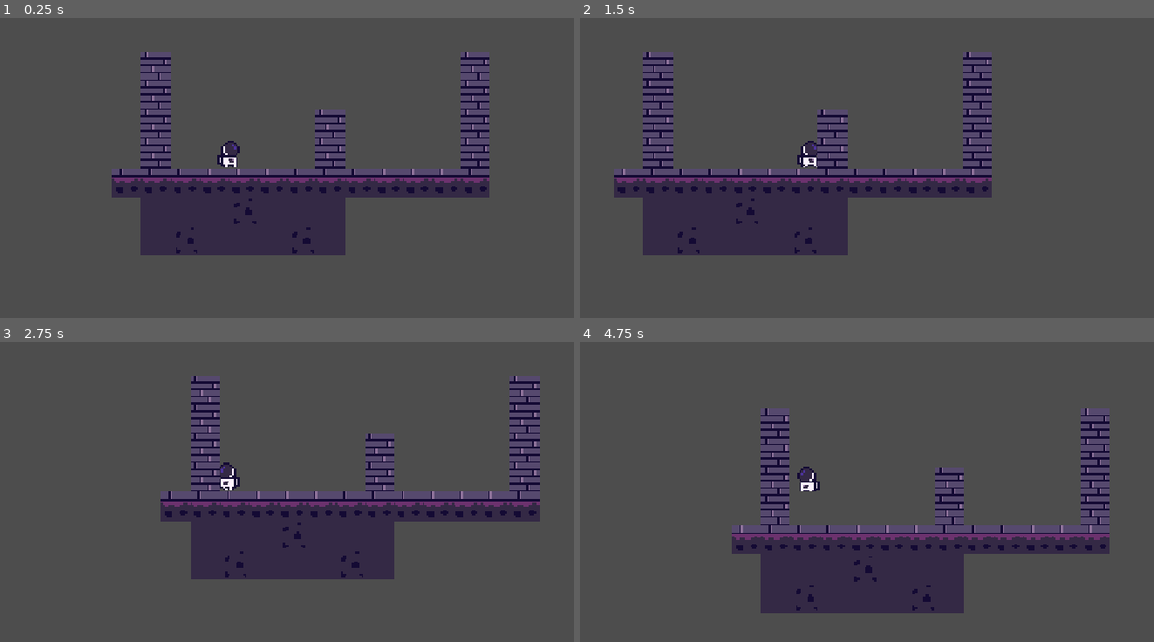
Above: before the commit, frames 1-4 (two rows, left to right).
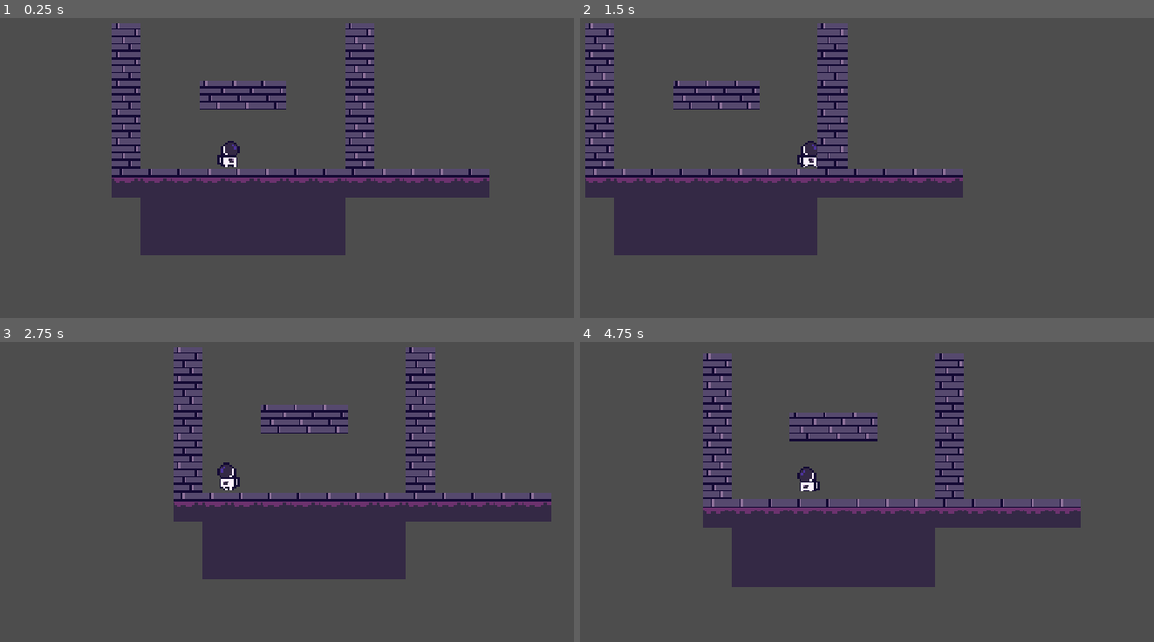
Above: after the commit, the same moments.

Repository: kyteidev/rogueshot
Game: Godot game, scene res://scenes/game_debug.tscn
Same seed, same stepped clock (60 frames per second), same inputs: the game is played once before the commit and once after it.
Inputs:
- Up to frame 1 (0.25 s): no input
- Up to frame 2 (1.5 s): tap Enter at 0.5 s; hold D (player_right) from 0.53 s (still down); tap W (player_jump) at 0.77 s
- Up to frame 3 (2.75 s): tap W (player_jump) at 1.52 s; release D (player_right) at 2.03 s; hold A (player_left) from 2.03 s (still down)
- Up to frame 4 (4.75 s): release A (player_left) at 2.78 s; hold D (player_right) 2.78-4.28 s; tap W (player_jump) at 3.02, 3.77, 4.52 s; hold A (player_left) from 4.28 s (still down)

The runs differ from the first frame. In frame 1, 12% of the frame differs, in the area x 19-86%, y 1-79%; in frame 2, 13%; in frame 3, 13%; in frame 4, 24%, in the area x 21-93%, y 3-91%.

Commit message:
update tilemap

Diff:
--- a/scenes/game_debug.tscn
+++ b/scenes/game_debug.tscn
@@ -1,18 +1,20 @@
 [gd_scene format=3 uid="uid://br1bl3uquyddo"]
 
 [ext_resource type="PackedScene" uid="uid://cpx0iw07qf2bi" path="res://scenes/player.tscn" id="1_6rfd2"]
-[ext_resource type="Texture2D" uid="uid://2jd0urm3q804" path="res://assets/sprites/world-tileset.png" id="2_17cyv"]
+[ext_resource type="Texture2D" uid="uid://hop8m0c1ubuo" path="res://assets/sprites/world-tileset.png" id="2_17cyv"]
 
 [sub_resource type="TileSetAtlasSource" id="TileSetAtlasSource_hpfpv"]
 texture = ExtResource("2_17cyv")
 1:0/0 = 0
 1:0/0/physics_layer_0/polygon_0/points = PackedVector2Array(-8, -8, 8, -8, 8, 8, -8, 8)
 2:0/0 = 0
+2:0/0/physics_layer_0/polygon_0/points = PackedVector2Array(-8, -8, 8, -8, 8, 8, -8, 8)
 3:0/0 = 0
 3:0/0/physics_layer_0/polygon_0/points = PackedVector2Array(-8, -8, 8, -8, 8, 8, -8, 8)
 4:0/0 = 0
-5:0/0 = 0
-5:0/0/physics_layer_0/polygon_0/points = PackedVector2Array(-8, -8, 8, -8, 8, 8, -8, 8)
+4:0/0/physics_layer_0/polygon_0/points = PackedVector2Array(-8, -8, 8, -8, 8, 8, -8, 8)
+0:0/0 = 0
+0:0/0/physics_layer_0/polygon_0/points = PackedVector2Array(-8, -8, 8, -8, 8, 8, -8, 8)
 
 [sub_resource type="TileSet" id="TileSet_nxcxh"]
 physics_layer_0/collision_layer = 1
@@ -34,4 +36,4 @@
 [node name="TileMap" type="TileMap" parent="." unique_id=768231789]
 tile_set = SubResource("TileSet_nxcxh")
 format = 2
-layer_0/tile_data = PackedInt32Array(65534, 65536, 0, 65535, 65536, 0, 0, 65536, 0, 1, 65536, 0, 2, 65536, 0, 65533, 65536, 0, 3, 65536, 0, 131069, 131072, 0, 131070, 131072, 0, 131071, 131072, 0, 196607, 131072, 0, 196606, 262144, 0, 196605, 131072, 0, 65536, 262144, 0, 131074, 262144, 0, 65537, 131072, 0, 131073, 131072, 0, 131072, 131072, 0, 65538, 131072, 0, 65539, 131072, 0, 131075, 131072, 0, 4, 65536, 0, 5, 65536, 0, 6, 65536, 0, 7, 65536, 0, 8, 65536, 0, 65532, 65536, 0, -65528, 327680, 0, -131064, 327680, 0, -196600, 327680, 0, -262136, 327680, 0, -65533, 327680, 0, -131069, 327680, 0, -3, 327680, 0, -65539, 327680, 0, -131075, 327680, 0, -196611, 327680, 0)
+layer_0/tile_data = PackedInt32Array(65534, 0, 0, 65535, 0, 0, 0, 0, 0, 1, 0, 0, 2, 0, 0, 65533, 0, 0, 3, 0, 0, 131069, 196608, 0, 131070, 196608, 0, 131071, 196608, 0, 196607, 196608, 0, 196606, 196608, 0, 196605, 196608, 0, 65536, 196608, 0, 131074, 196608, 0, 65537, 196608, 0, 131073, 196608, 0, 131072, 196608, 0, 65538, 196608, 0, 65539, 196608, 0, 131075, 196608, 0, 4, 0, 0, 5, 0, 0, 6, 0, 0, 7, 0, 0, 8, 0, 0, 65532, 0, 0, -65532, 262144, 0, -131068, 262144, 0, -196604, 262144, 0, -262140, 262144, 0, -327676, 262144, 0, -4, 262144, 0, -65540, 262144, 0, -131076, 262144, 0, -196612, 262144, 0, -262148, 262144, 0, -196607, 262144, 0, -196608, 262144, 0, -131073, 262144, 0)
Binary file changed: assets/sprites/world-tileset.png
Not shown, changed: assets/sprites/world-tileset.png.import
